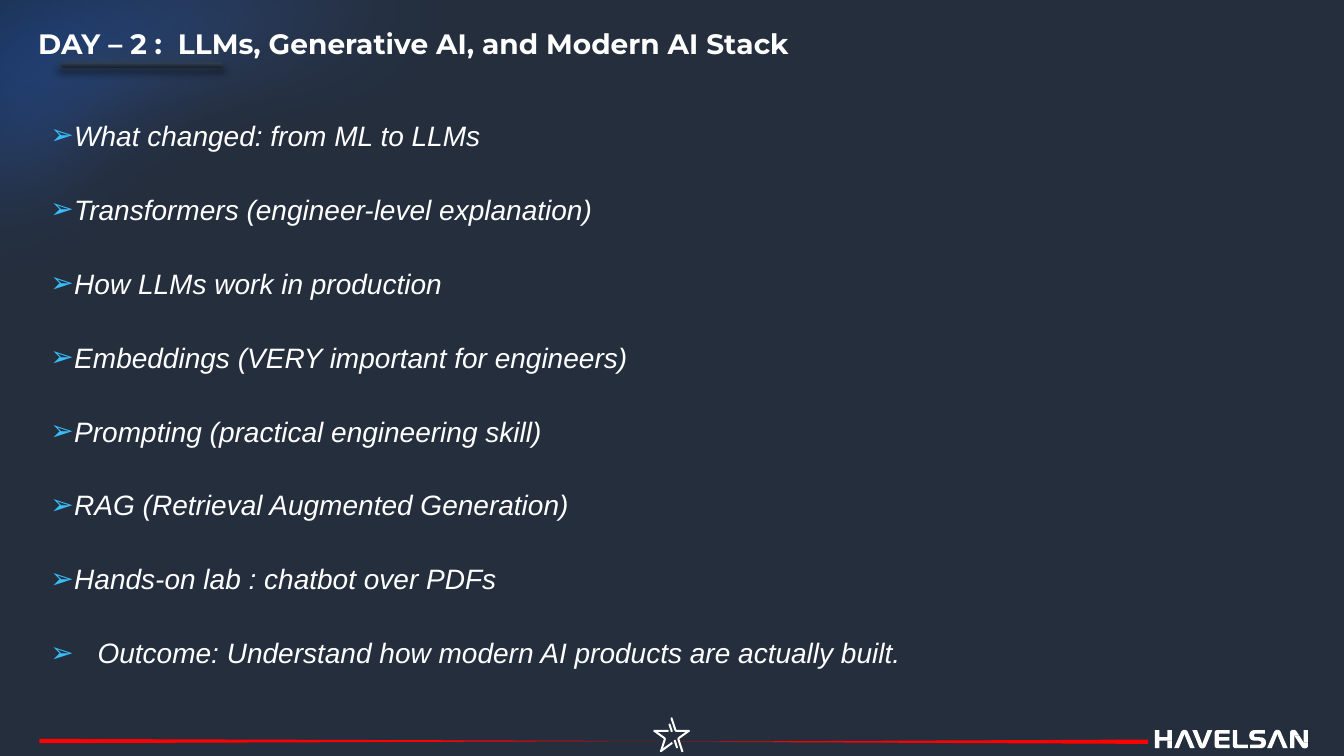
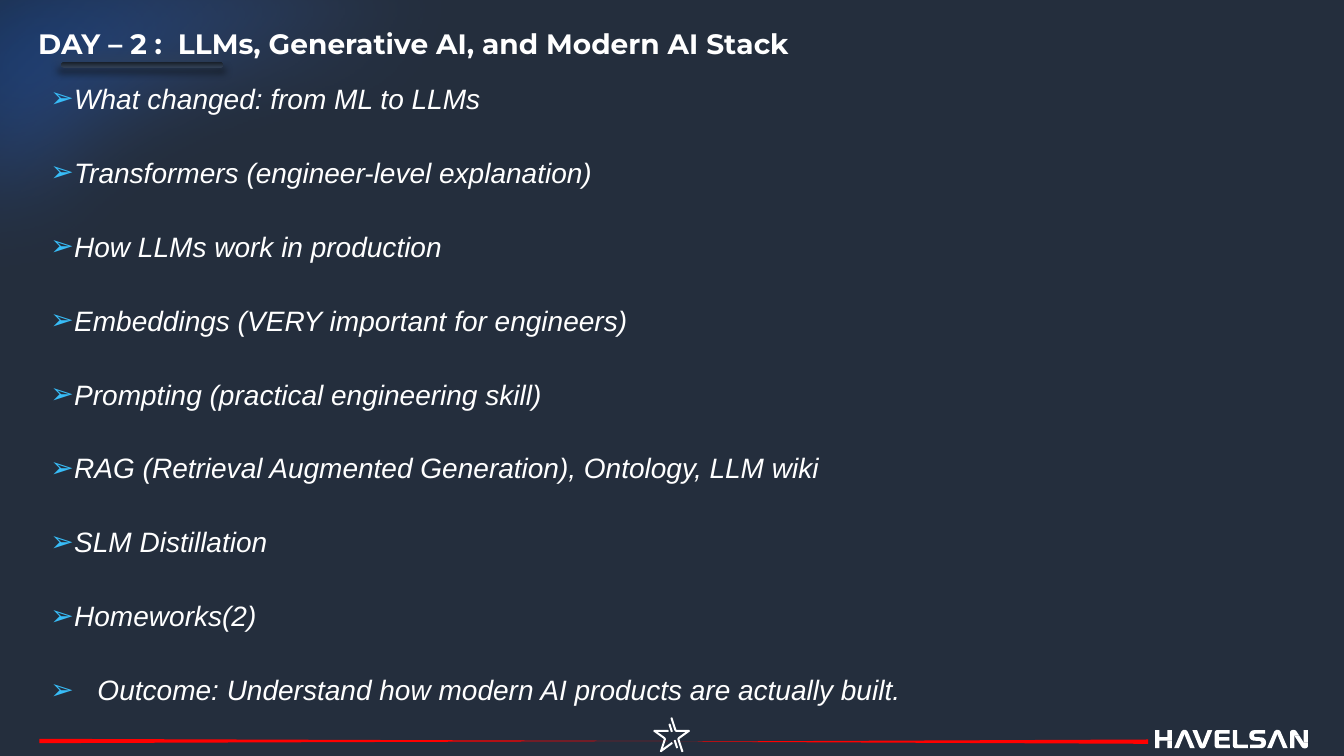
Before and after one commit to havelsan/YZ_EGITIM, a slide deck: slide 3 of presentations/00.syllabus.pptx. Drawn at 1344x756 pixels with LibreOffice and Linux fonts; fonts in the diff are those of the drawing. Boxes give left, top, right and bottom in pixels: in the first picture for what was removed or moved away, otherwise in the second. Text is boxed around its words. In the diff, an @@ line names an element or a change of style, - is before the commit and + after.

```diff
--- a/presentations/00.syllabus.pptx
+++ b/presentations/00.syllabus.pptx
@@ freeform shape at (x1=0, y1=0, x2=1149, y2=588): outline redrawn @@
@@ text at (x1=74, y1=457, x2=819, y2=631): text changed @@
-➢ RAG (Retrieval Augmented Generation)
-➢ Hands-on lab : chatbot over PDFs
+➢ RAG (Retrieval Augmented Generation), Ontology, LLM wiki
+➢ SLM Distillation
+➢ Homeworks(2)
@@ freeform shape at (x1=653, y1=718, x2=690, y2=753): outline redrawn @@
```
Also in this commit, not shown: 4 other slides changed, 23 other files.
